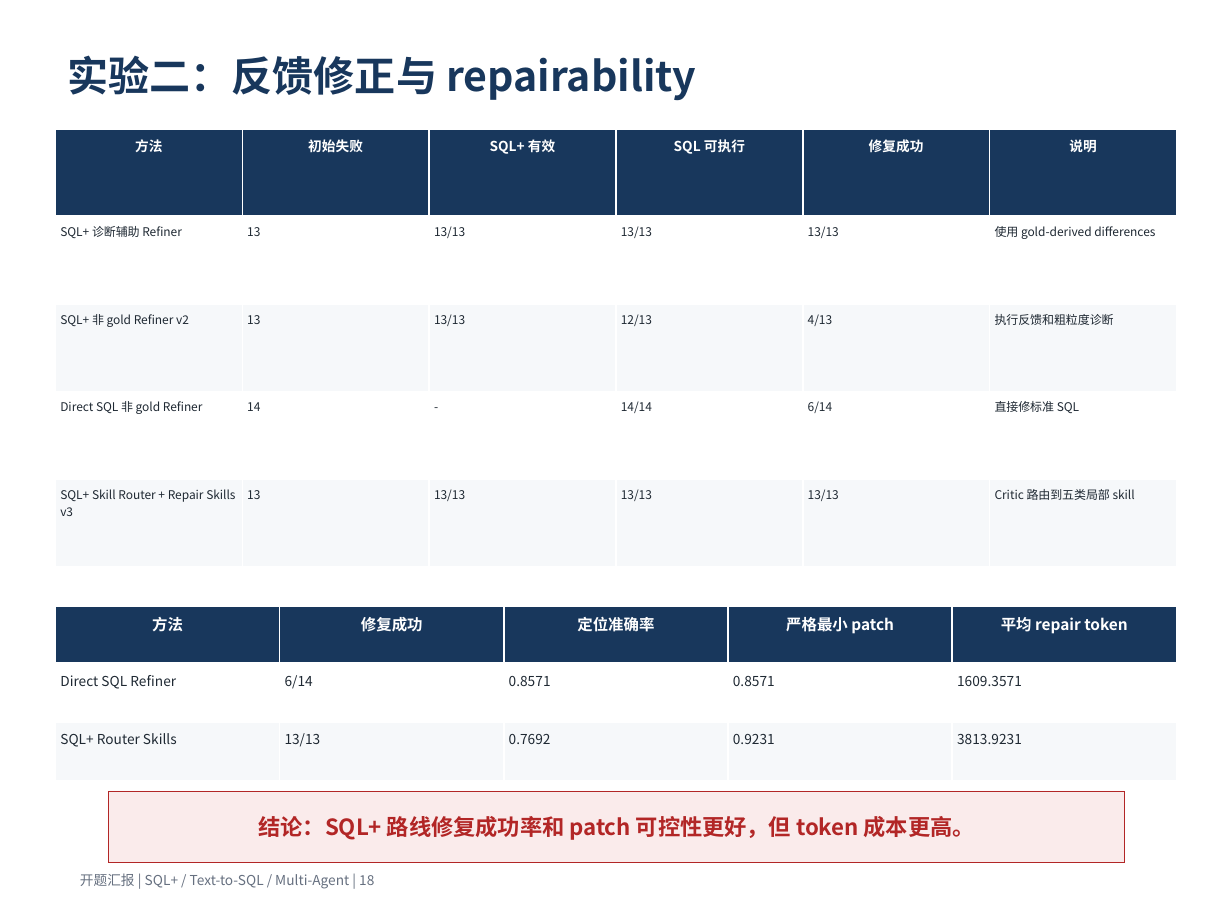
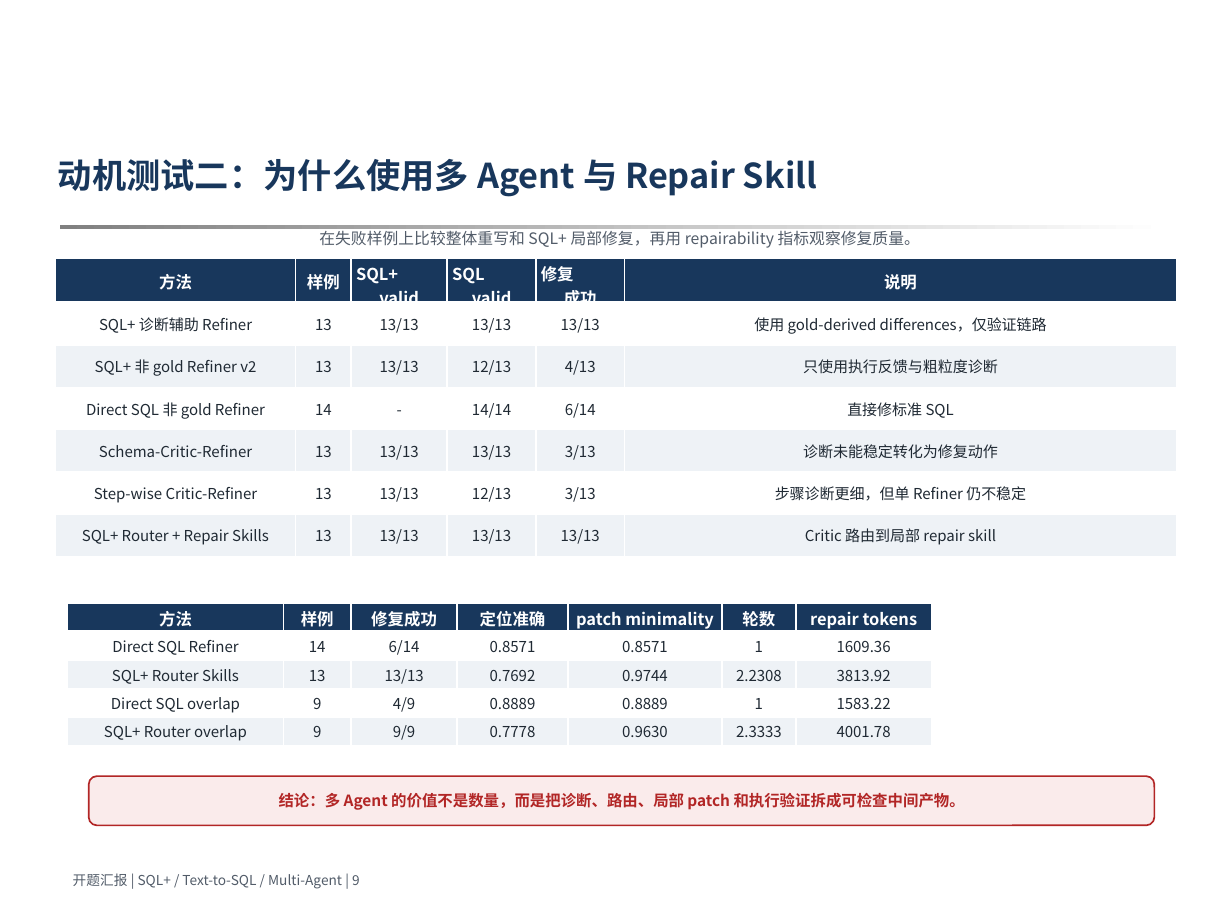
Before and after one commit to 3444374/nl2sql, a slide deck: slide 9 of docs/opening/opening_ppt_template_version_v4.pptx (slide 18 before the commit). Drawn at 1232x924 pixels with LibreOffice and Linux fonts; fonts in the diff are those of the drawing; background and template pictures are left out. Boxes give left, top, right and bottom in pixels: in the first picture for what was removed or moved away, otherwise in the second. Text is boxed around its words. In the diff, an @@ line names an element or a change of style, - is before the commit and + after.

```diff
--- a/docs/opening/opening_ppt_template_version_v4.pptx
+++ b/docs/opening/opening_ppt_template_version_v4.pptx
@@ text removed at [68,55,696,101] @@
-实验二：反馈修正与 repairability
@@ text added at [58,159,817,197], 20 pt, text #18375C, bold @@
+动机测试二：为什么使用多 Agent 与 Repair Skill
@@ text added at [319,228,920,248], 9.2 pt, text #525C69 @@
+在失败样例上比较整体重写和 SQL+ 局部修复，再用 repairability 指标观察修复质量。
@@ table at [55,259,1177,554] @@
-row 1: 方法 | 初始失败 | SQL+ 有效 | SQL 可执行 | 修复成功 | 说明
+row 1: 方法 | 样例 | SQL+ valid | SQL valid | 修复 成功 | 说明
-row 2, column 6: 使用 gold-derived differences
+row 2, column 6: 使用 gold-derived differences，仅验证链路
-row 3, column 6: 执行反馈和粗粒度诊断
+row 3, column 6: 只使用执行反馈与粗粒度诊断
-row 5: SQL+ Skill Router + Repair Skills v3 | 13 | 13/13 | 13/13 | 13/13 | Critic 路由到五类局部 skill
+row 5: Schema-Critic-Refiner | 13 | 13/13 | 13/13 | 3/13 | 诊断未能稳定转化为修复动作
+row 6: Step-wise Critic-Refiner | 13 | 13/13 | 12/13 | 3/13 | 步骤诊断更细，但单 Refiner 仍不稳定
+row 7: SQL+ Router + Repair Skills | 13 | 13/13 | 13/13 | 13/13 | Critic 路由到局部 repair skill
@@ table: place and size @@
-table at [55,129,1179,567]
+table at [55,259,1177,554]
@@ table at [68,604,931,745] @@
-方法 | 修复成功 | 定位准确率 | 严格最小 patch | 平均 repair token
-Direct SQL Refiner | 6/14 | 0.8571 | 0.8571 | 1609.3571
-SQL+ Router Skills | 13/13 | 0.7692 | 0.9231 | 3813.9231
+方法 | 样例 | 修复成功 | 定位准确 | patch minimality | 轮数 | repair tokens
+Direct SQL Refiner | 14 | 6/14 | 0.8571 | 0.8571 | 1 | 1609.36
+SQL+ Router Skills | 13 | 13/13 | 0.7692 | 0.9744 | 2.2308 | 3813.92
+Direct SQL overlap | 9 | 4/9 | 0.8889 | 0.8889 | 1 | 1583.22
+SQL+ Router overlap | 9 | 9/9 | 0.7778 | 0.9630 | 2.3333 | 4001.78
@@ table: place and size @@
-table at [55,606,1177,781]
+table at [68,604,931,745]
@@ rounded rectangle added at [89,776,1154,825], fill #FAEBEB, outline #B22626 1 pt, 9 pt, text #B22626, bold @@
+结论：多 Agent 的价值不是数量，而是把诊断、路由、局部 patch 和执行验证拆成可检查中间产物。
@@ rectangle removed at [108,791,1125,862] @@
-结论：SQL+ 路线修复成功率和 patch 可控性更好，但 token 成本更高。
@@ text at [73,873,360,889]: text changed; text colour #667080 to #525C69 @@
-开题汇报 | SQL+ / Text-to-SQL / Multi-Agent | 18
+开题汇报 | SQL+ / Text-to-SQL / Multi-Agent | 9
```
Also in this commit, not shown: 20 other slides changed, 4 slides added, 4 slides removed, 36 other files.
